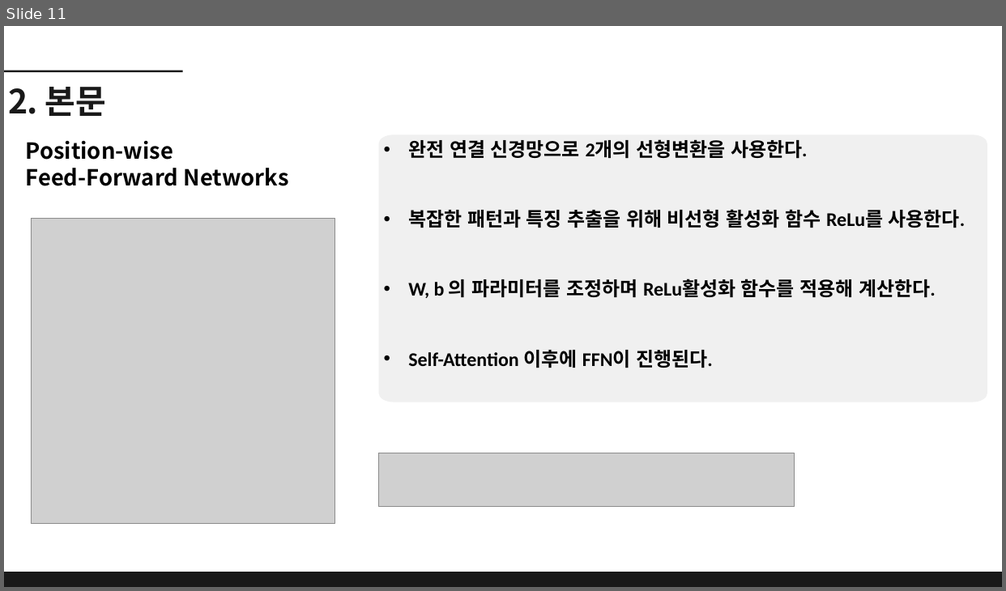
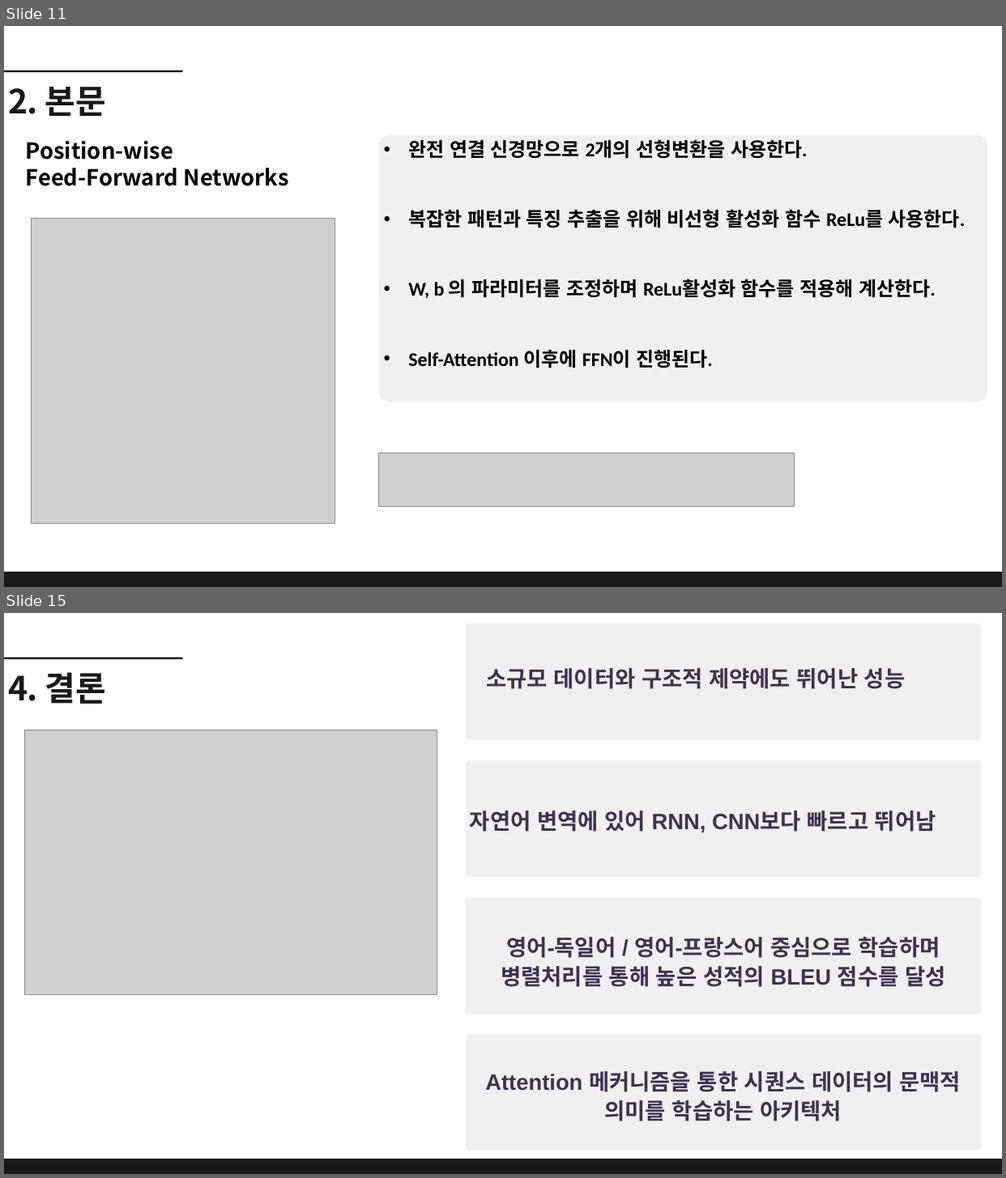
Before and after one commit to dbehdrbs0806/4th_2sem, a slide deck: ReinforcementLearning/20204077_유동균_Transformer 발표.pptx. Shown one above the other, each under a label of ours: slide 11 before the commit, slides 11 and 15 after it; the slides between them are not shown. The pictures are 1006x591 and 1006x1178 pixels, drawn with LibreOffice and Linux fonts; fonts in the diff are those of the drawing; grey boxes stand for pictures. Boxes give left, top, right and bottom in pixels: in the first picture for what was removed or moved away, otherwise in the second. Text is boxed around its words. In the diff, an @@ line names an element or a change of style, - is before the commit and + after.

```diff
--- a/ReinforcementLearning/20204077_유동균_Transformer 발표.pptx
+++ b/ReinforcementLearning/20204077_유동균_Transformer 발표.pptx
@@ slide 15 added at bbox=[4, 613, 1002, 1174], background #FFFFFF @@
@@ freeform shape added at bbox=[466, 624, 982, 739], fill #F0F0F0 @@
@@ line added from (4, 658) to (183, 658), #191919 3 pt @@
@@ text added at bbox=[8, 672, 106, 704], 48 pt, text #191919, bold @@
+4. 결론
@@ text added at bbox=[486, 668, 905, 689], 32 pt, text #403152, bold @@
+소규모 데이터와 구조적 제약에도 뛰어난 성능
@@ picture added at bbox=[25, 730, 437, 995] @@
@@ freeform shape added at bbox=[466, 760, 982, 877], fill #F0F0F0 @@
@@ text added at bbox=[470, 811, 936, 833], 32 pt, text #403152, bold @@
+자연어 변역에 있어 RNN, CNN보다 빠르고 뛰어남
@@ freeform shape added at bbox=[466, 898, 982, 1014], fill #F0F0F0 @@
@@ text added at bbox=[501, 937, 945, 987], 32 pt, text #403152, bold @@
+영어-독일어 / 영어-프랑스어 중심으로 학습하며 병렬처리를 통해 높은 성적의 BLEU 점수를 달성
@@ freeform shape added at bbox=[466, 1035, 982, 1151], fill #F0F0F0 @@
@@ text added at bbox=[485, 1071, 961, 1122], 32 pt, text #403152, bold @@
+Attention 메커니즘을 통한 시퀀스 데이터의 문맥적 의미를 학습하는 아키텍처
@@ freeform shape added at bbox=[4, 1160, 1002, 1174], fill #191919 @@
```
Also in this commit, not shown: 2 slides changed, 1 other slide added, 1 slide removed.
